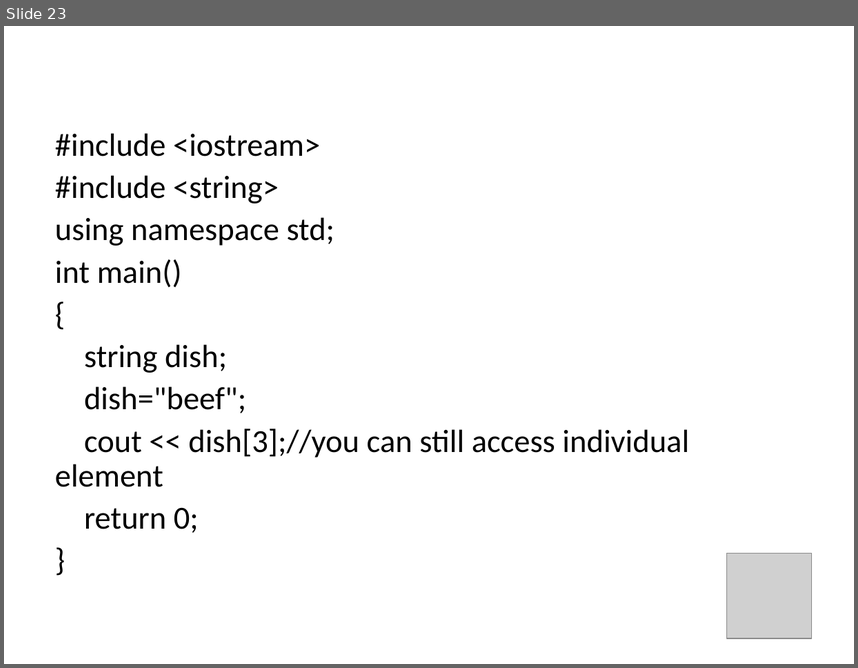
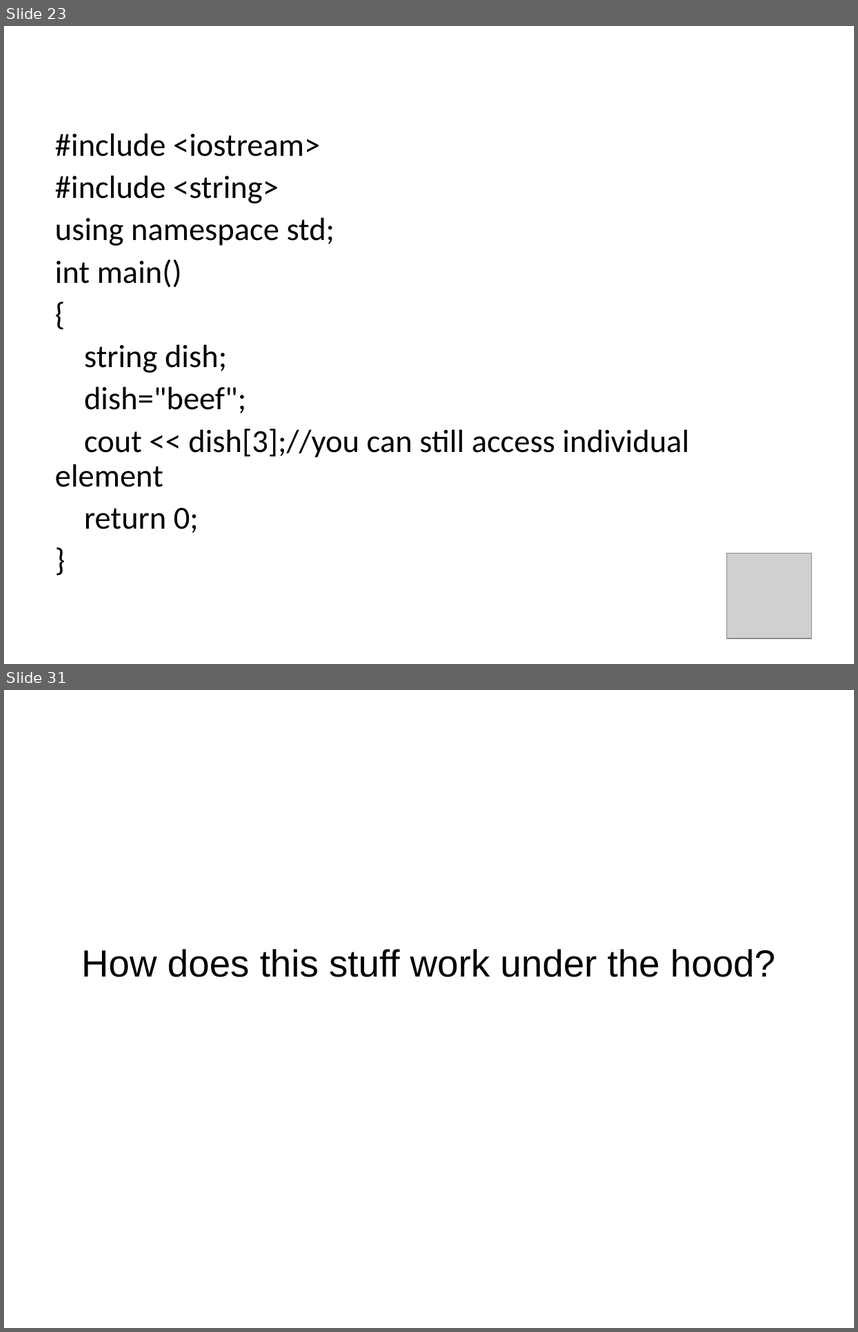
Before and after one commit to bwkeller/Computational_Physics, a slide deck: Slides/03_Arrays_Strings.odp. Shown one above the other, each under a label of ours: slide 23 before the commit, slides 23 and 31 after it; the slides between them are not shown. The pictures are 858x668 and 858x1332 pixels, drawn with LibreOffice and Linux fonts; fonts in the diff are those of the drawing; grey boxes stand for pictures. Boxes give left, top, right and bottom in pixels: in the first picture for what was removed or moved away, otherwise in the second. Text is boxed around its words. In the diff, an @@ line names an element or a change of style, - is before the commit and + after.

```diff
--- a/Slides/03_Arrays_Strings.odp
+++ b/Slides/03_Arrays_Strings.odp
@@ slide 31 added at box(4, 690, 854, 1328), background #FFFFFF @@
@@ text added at box(81, 949, 775, 977), 32 pt, text #000000 @@
+How does this stuff work under the hood?
```
Also in this commit, not shown: 7 other slides added, 1 other file.
